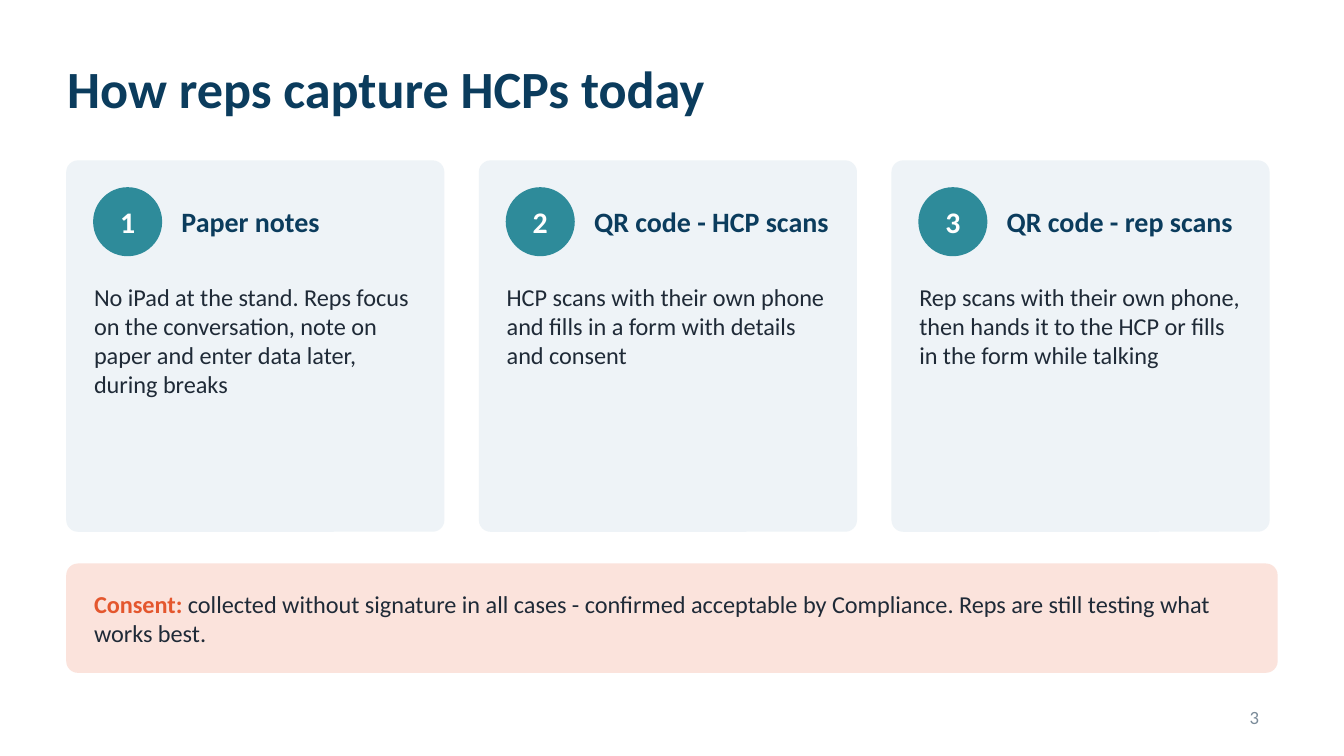
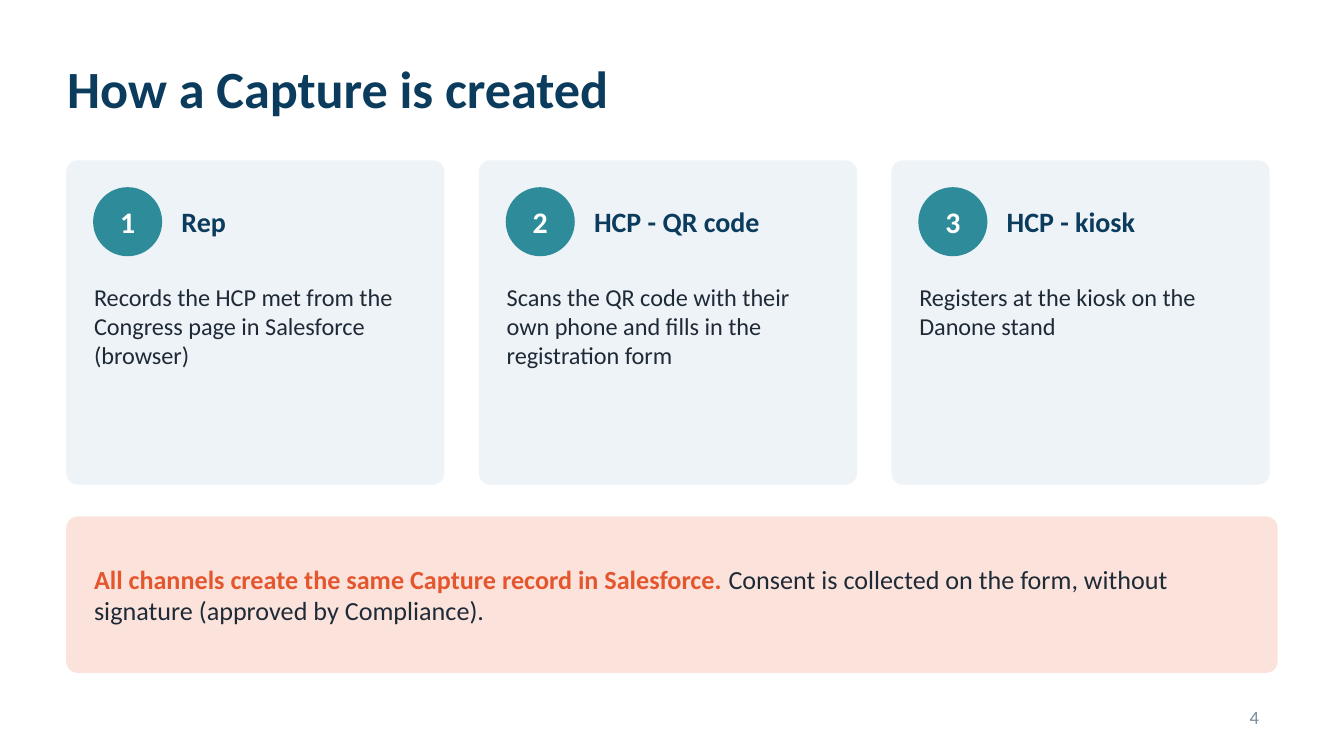
Before and after one commit to patrik8585/claude, a slide deck: slide 4 of slides/France_CBU_Congress_Solution.pptx (slide 3 before the commit). Drawn at 1344x756 pixels with LibreOffice and Linux fonts; fonts in the diff are those of the drawing. Boxes give left, top, right and bottom in pixels: in the first picture for what was removed or moved away, otherwise in the second. Text is boxed around its words. In the diff, an @@ line names an element or a change of style, - is before the commit and + after.

```diff
--- a/slides/France_CBU_Congress_Solution.pptx
+++ b/slides/France_CBU_Congress_Solution.pptx
@@ title at (67, 71, 608, 117): text changed @@
-How reps capture HCPs today
+How a Capture is created
@@ rounded rectangle: place and size @@
-rounded rectangle at (67, 161, 444, 531)
+rounded rectangle at (67, 161, 444, 484)
@@ rounded rectangle: place and size @@
-rounded rectangle at (480, 161, 856, 531)
+rounded rectangle at (480, 161, 856, 484)
@@ proportions changed in 4 elements at (67, 517, 1277, 672), (67, 161, 444, 484), (480, 161, 856, 484), (892, 161, 1269, 484) @@
@@ rounded rectangle: place and size @@
-rounded rectangle at (892, 161, 1269, 531)
+rounded rectangle at (892, 161, 1269, 484)
@@ text at (181, 214, 225, 237): text changed @@
-Paper notes
+Rep
@@ text at (594, 212, 760, 236): text changed @@
-QR code - HCP scans
+HCP - QR code
@@ text at (1007, 212, 1135, 233): text changed @@
-QR code - rep scans
+HCP - kiosk
@@ text at (94, 289, 392, 367): text changed @@
-No iPad at the stand. Reps focus on the conversation, note on paper and enter data later, during breaks
+Records the HCP met from the Congress page in Salesforce (browser)
@@ text at (507, 289, 789, 368): text changed @@
-HCP scans with their own phone and fills in a form with details and consent
+Scans the QR code with their own phone and fills in the registration form
@@ text at (919, 289, 1196, 335): text changed @@
-Rep scans with their own phone, then hands it to the HCP or fills in the form while talking
+Registers at the kiosk on the Danone stand
@@ rounded rectangle: place and size @@
-rounded rectangle at (67, 564, 1277, 672)
+rounded rectangle at (67, 517, 1277, 672)
@@ text at (94, 570, 1167, 625): text changed; size 13 to 14 pt @@
-Consent: collected without signature in all cases - confirmed acceptable by Compliance. Reps are still testing what works best.
+All channels create the same Capture record in Salesforce. Consent is collected on the form, without signature (approved by Compliance).
@@ page number at (1250, 712, 1259, 724): text changed @@
-3
+4
```
Also in this commit, not shown: 8 other slides changed, 3 slides removed.
